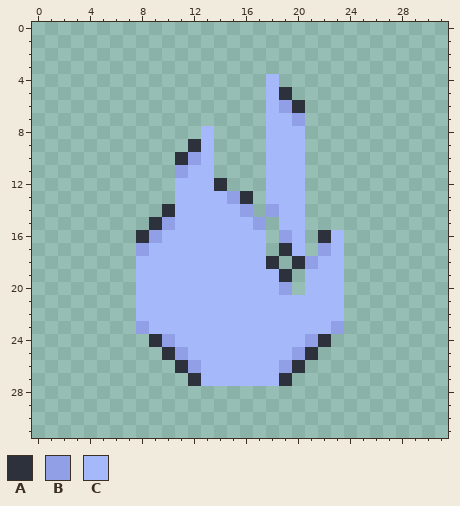
Pixel-art sprite, stored at sprites/status/freeze.png. This is how it looked before the edit.
The file is 32x32 pixels.
Palette (. is transparent): A #2d313b  B #919fe7  C #a4b8fa
Pixels before, first column x 8:
 4 ..........C.....
 5 ..........CA....
 6 ..........CBA...
 7 ..........CCB...
 8 .....C....CCC...
 9 ....AC....CCC...
10 ...ABC....CCC...
11 ...BCC....CCC...
12 ...CCCA...CCC...
13 ...CCCCBA.CCC...
14 ..ACCCCCB.BCC...
15 .ABCCCCCCB.CC...
16 ABCCCCCCCC.BC.AC
17 BCCCCCCCCC.AC.BC
18 CCCCCCCCCCA.ABCC
19 CCCCCCCCCCCA.CCC
20 CCCCCCCCCCCB.CCC
21 CCCCCCCCCCCCCCCC
22 CCCCCCCCCCCCCCCC
23 BCCCCCCCCCCCCCCB
24 .ABCCCCCCCCCCBA.
25 ..ABCCCCCCCCBA..
26 ...ABCCCCCCBA...
27 ....ACCCCCCA....
The same view after the edit:
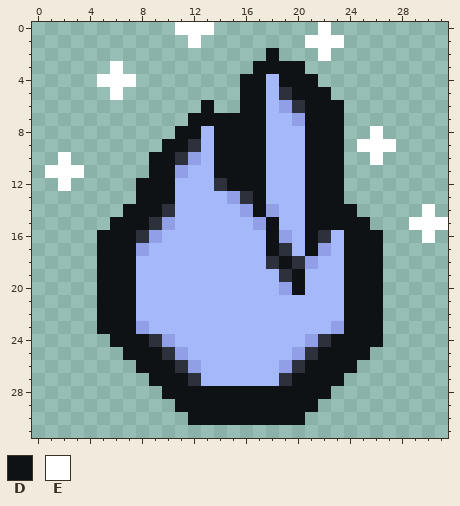
Colours new in this view: D #0f1214  E #ffffff
Difference:
y 0: x 11..13 ... -> EEE; x 22 . -> E
y 1: x 12 . -> E; x 21..23 ... -> EEE
y 2: x 18 . -> D; x 22 . -> E
y 3: x 6 . -> E; x 17..20 .... -> DDDD
y 4: x 5..7 ... -> EEE; x 16..17 .. -> DD; x 19..21 ... -> DDD
y 5: x 6 . -> E; x 16..17 .. -> DD; x 20..22 ... -> DDD
y 6: x 13 . -> D; x 16..17 .. -> DD; x 21..23 ... -> DDD
y 7: x 12..17 ...... -> DDDDDD; x 21..23 ... -> DDD
y 8: x 11..12 .. -> DD; x 14..17 .... -> DDDD; x 21..23 ... -> DDD; x 26 . -> E
y 9: x 10..11 .. -> DD; x 14..17 .... -> DDDD; x 21..23 ... -> DDD; x 25..27 ... -> EEE
y 10: x 2 . -> E; x 9..10 .. -> DD; x 14..17 .... -> DDDD; x 21..23 ... -> DDD; x 26 . -> E
y 11: x 1..3 ... -> EEE; x 9..10 .. -> DD; x 14..17 .... -> DDDD; x 21..23 ... -> DDD
y 12: x 2 . -> E; x 8..10 ... -> DDD; x 15..17 ... -> DDD; x 21..23 ... -> DDD
y 13: x 8..10 ... -> DDD; x 17 . -> D; x 21..23 ... -> DDD
y 14: x 7..9 ... -> DDD; x 17 . -> D; x 21..24 .... -> DDDD; x 30 . -> E
y 15: x 6..8 ... -> DDD; x 18 . -> D; x 21..25 ..... -> DDDDD; x 29..31 ... -> EEE
y 16: x 5..7 ... -> DDD; x 18 . -> D; x 21 . -> D; x 24..26 ... -> DDD; x 30 . -> E
y 17: x 5..7 ... -> DDD; x 18 . -> D; x 21 . -> D; x 24..26 ... -> DDD
y 18: x 5..7 ... -> DDD; x 19 . -> D; x 24..26 ... -> DDD
y 19..20: x 5..7 ... -> DDD; x 20 . -> D; x 24..26 ... -> DDD
y 21..23: x 5..7 ... -> DDD; x 24..26 ... -> DDD
y 24: x 6..8 ... -> DDD; x 23..26 .... -> DDDD
y 25: x 7..9 ... -> DDD; x 22..25 .... -> DDDD
y 26: x 8..10 ... -> DDD; x 21..24 .... -> DDDD
y 27: x 9..11 ... -> DDD; x 20..23 .... -> DDDD
y 28: x 10..22 ............. -> DDDDDDDDDDDDD
y 29: x 11..21 ........... -> DDDDDDDDDDD
y 30: x 12..20 ......... -> DDDDDDDDD
Changed places in both pictures, as pixel boxes (x1, y1, x2, y2):
added: (45, 22, 448, 425)
